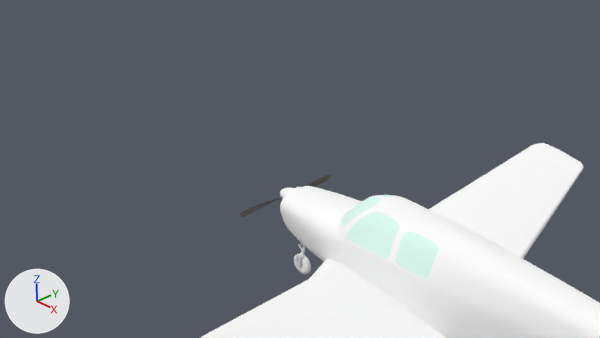
Two versions of the Blender file Blender/beech35.blend, one commit apart.
Camera for both pictures: the file's camera 'Camera'. Every picture has the same lights, and +X, +Y and +Z are marked at lower left.

In view in the first picture: 'frontwindow', 'fuselage', 'leftflap', 'rearwindow', 'rightaileron', 'rightflap', 'windshield', 'wing'.
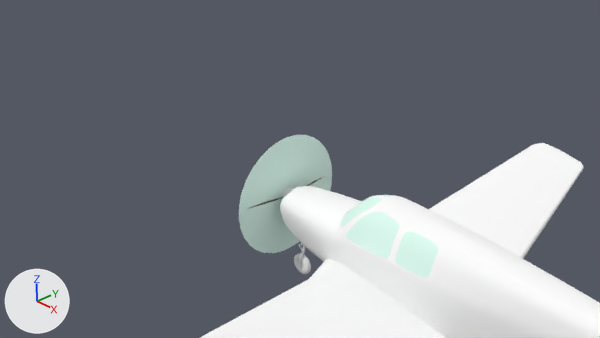
Boxes [x1, y1, x2, y2] around the edits, measured in the pictures (600 x 338 px):
'propdisk', shown: after [239, 135, 332, 253]

The change, as a list of edits to the scene's bpy script:
```text
Change ob_propdisk:
    remove ob_propdisk.hide_set(True)  # wire or fog, not drawn
```
